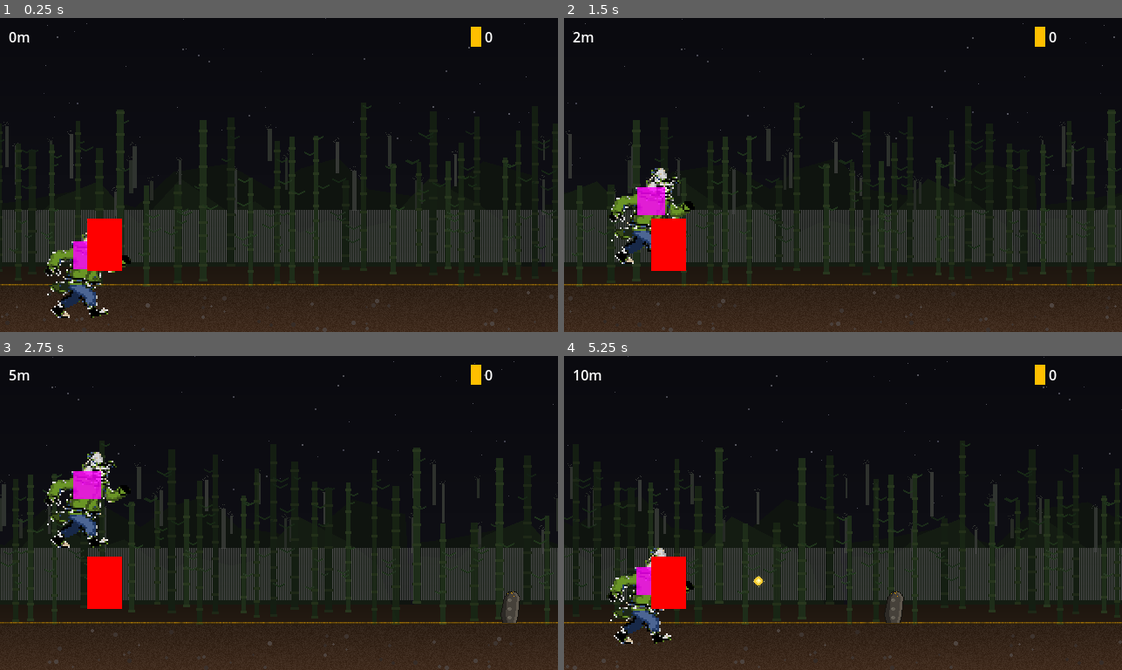
Above: before the commit, frames 1-4 (two rows, left to right).
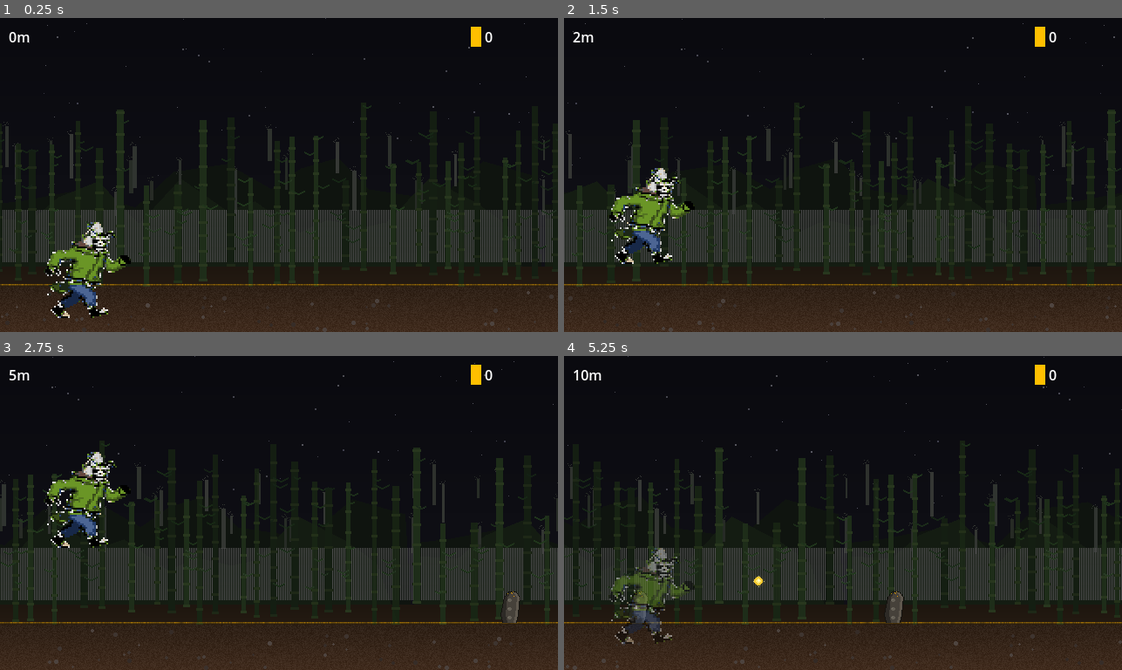
Above: after the commit, the same moments.

Repository: Everplay-Tech/shelley_site
Game: Godot game, scene res://scenes/main.tscn
Two runs of this game, one before a commit and one after it. Both use one fixed random seed, a clock stepped at 60 frames per second and the inputs below.
Inputs (mouse positions are in pixels of both pictures, inside the frame that each line leads up to):
- Up to frame 1 (0.25 s): no input
- Up to frame 2 (1.5 s): move the mouse to (965, 159) at 0.52 s; hold Space (advance) 0.53-1.28 s; click (965, 159) at 0.67 s; move the mouse to (731, 190) at 1.27 s; tap Down (slide) at 1.35 s; click (731, 190) at 1.42 s
- Up to frame 3 (2.75 s): move the mouse to (334, 443) at 2.02 s; hold Space (advance) from 2.03 s (still down); click (334, 443) at 2.17 s
- Up to frame 4 (5.25 s): move the mouse to (815, 575) at 2.77 s; release Space (advance) at 2.78 s; tap Down (slide) at 2.85, 4.35 s; click (815, 575) at 2.92 s; move the mouse to (1010, 560) at 3.52 s; hold Space (advance) 3.53-4.28 s; click (1010, 560) at 3.67 s; move the mouse to (675, 465) at 4.27 s; click (675, 465) at 4.42 s; move the mouse to (870, 513) at 5.02 s; hold Space (advance) from 5.03 s (still down); click (870, 513) at 5.17 s

The runs differ from the first frame. In frame 1, 1.3% of the frame differs, in the area x 13-22%, y 63-81%; in frame 2, 1.5%; in frame 3, 1.5%; in frame 4, 2.3%, in the area x 7-24%, y 61-92%.

Commit message:
fix: clean build — remove debug rects, lock Po x-position, add stumble blink
- Removed magenta debug ColorRect from po.tscn
- Removed red test ColorRect and console logging from main.gd
- Removed debug print from po.gd
- Lock Po's x-position after move_and_slide() to prevent obstacle push-back
- Added stumble blink effect (rapid alpha flash on hit)

Co-Authored-By: Claude Opus 4.6 <noreply@anthropic.com>

Diff:
--- a/godot/po_runner/scenes/po.tscn
+++ b/godot/po_runner/scenes/po.tscn
@@ -24,10 +24,3 @@
 
 [node name="StumbleTimer" type="Timer" parent="."]
 one_shot = true
-
-[node name="DebugRect" type="ColorRect" parent="."]
-offset_left = -16
-offset_top = -32
-offset_right = 16
-offset_bottom = 0
-color = Color(1.0, 0.0, 1.0, 0.8)
--- a/godot/po_runner/scripts/main.gd
+++ b/godot/po_runner/scripts/main.gd
@@ -17,25 +17,6 @@
 @onready var distance_label: Label = %DistanceLabel
 
 func _ready() -> void:
-	# === DEBUG: Code-created test rect (bypasses .tscn parsing) ===
-	var test_rect = ColorRect.new()
-	test_rect.size = Vector2(40, 60)
-	test_rect.color = Color.RED
-	test_rect.z_index = 100
-	test_rect.position = Vector2(100, 230)
-	add_child(test_rect)
-	print("=== MAIN DEBUG ===")
-	print("po node: ", po)
-	print("po null? ", po == null)
-	if po:
-		print("po visible: ", po.visible)
-		print("po global_pos: ", po.global_position)
-		print("po z_index: ", po.z_index)
-		print("po child count: ", po.get_child_count())
-		for child in po.get_children():
-			print("  child: ", child.name, " type: ", child.get_class(), " visible: ", child.visible if child is CanvasItem else "N/A")
-	# === END DEBUG ===
-
 	# Connect signals
 	po.pick_collected.connect(_on_pick_collected)
 	po.stumbled.connect(_on_stumbled)
--- a/godot/po_runner/scripts/po.gd
+++ b/godot/po_runner/scripts/po.gd
@@ -47,7 +47,6 @@
 func _ready() -> void:
 	stumble_timer.timeout.connect(_on_stumble_recover)
 	sprite.play("run")
-	print("PO READY — pos: ", global_position, " visible: ", visible, " sprite visible: ", sprite.visible, " sprite frames: ", sprite.sprite_frames != null, " texture: ", sprite.sprite_frames.get_frame_texture(&"run", 0) if sprite.sprite_frames else "NO FRAMES")
 
 # --- Touch Input ---
 func _input(event: InputEvent) -> void:
@@ -131,6 +130,9 @@
 	was_on_floor = on_floor
 	velocity.x = RUN_SPEED
 	move_and_slide()
+	# Lock horizontal position — world scrolls, Po stays put.
+	# Without this, obstacle collisions push Po backward.
+	position.x = 100
 
 func _can_jump() -> bool:
 	if jumps_remaining <= 0:
@@ -194,6 +196,14 @@
 	stumble_timer.start(STUMBLE_DURATION)
 	stumbled.emit()
 	_screen_shake()
+	_stumble_blink()
+
+func _stumble_blink() -> void:
+	# Rapid blink during stumble — classic hit feedback
+	var blink = create_tween()
+	for i in range(4):
+		blink.tween_property(sprite, "modulate:a", 0.2, 0.05)
+		blink.tween_property(sprite, "modulate:a", 1.0, 0.05)
 
 func _screen_shake() -> void:
 	var original_pos = position
Not shown, changed: web/public/games/po_runner/index.html
Not shown, changed: web/public/games/po_runner/index.pck
